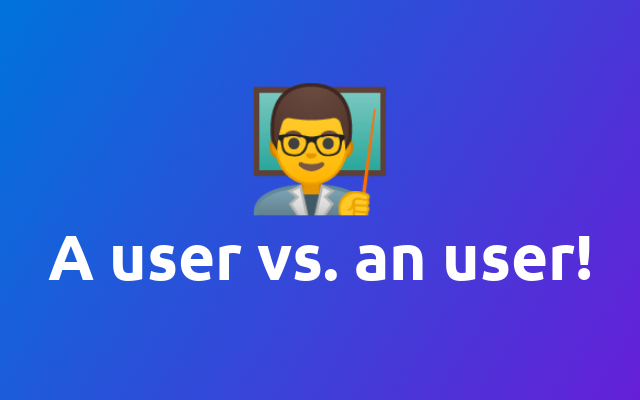
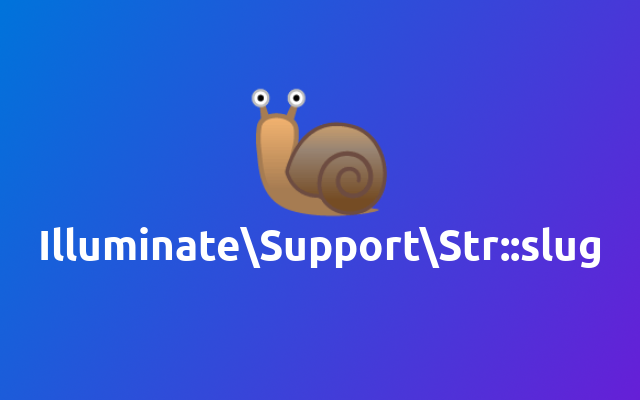
Two versions of the same layered image (w=640, h=400). Layer-by-layer changes:
painted on "Title" over [41, 83, 601, 281]
